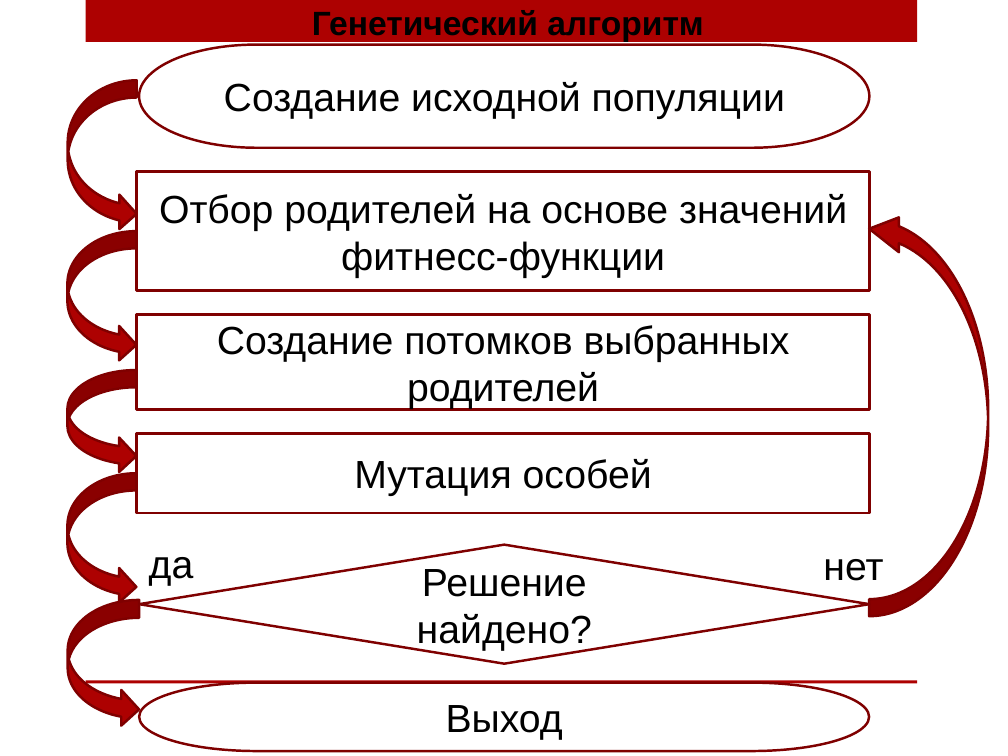
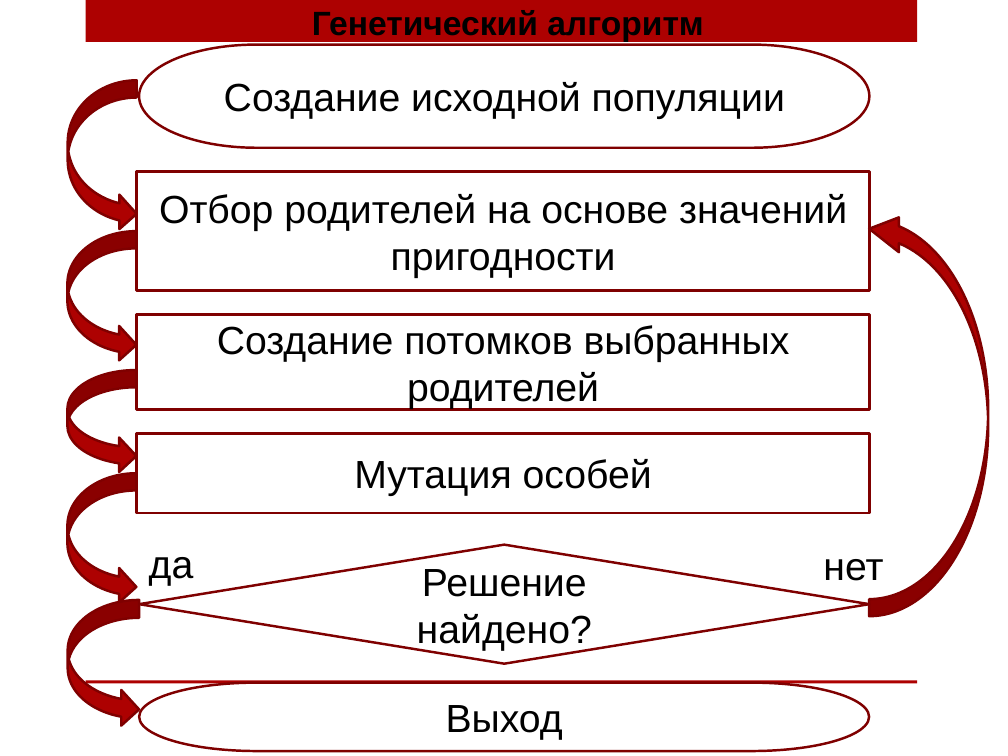
Before and after one commit to AnnaIbakaeva/Genetic, a slide deck: slide 9 of Предзащита.pptx. Drawn at 1008x756 pixels with LibreOffice and Linux fonts; fonts in the diff are those of the drawing; background and template pictures are left out. Boxes give left, top, right and bottom in pixels: in the first picture for what was removed or moved away, otherwise in the second. Text is boxed around its words. In the diff, an @@ line names an element or a change of style, - is before the commit and + after.

```diff
--- a/Предзащита.pptx
+++ b/Предзащита.pptx
@@ text in rectangle at [159,194,847,278]: text changed @@
-Отбор родителей на основе значений фитнесс-функции
+Отбор родителей на основе значений пригодности
```
Also in this commit, not shown: 2 other slides changed, 2 slides added, 1 slide removed, 2 other files.
